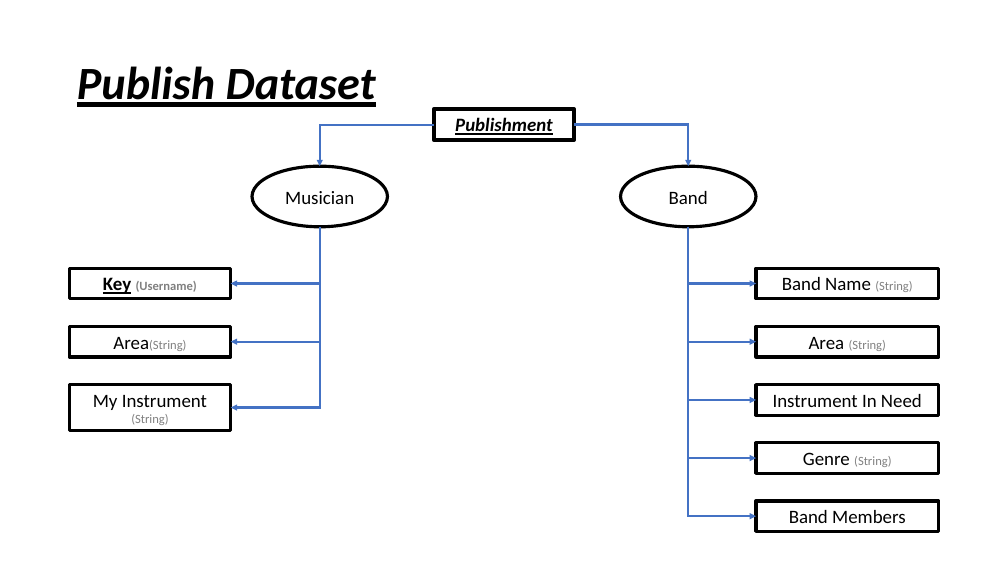
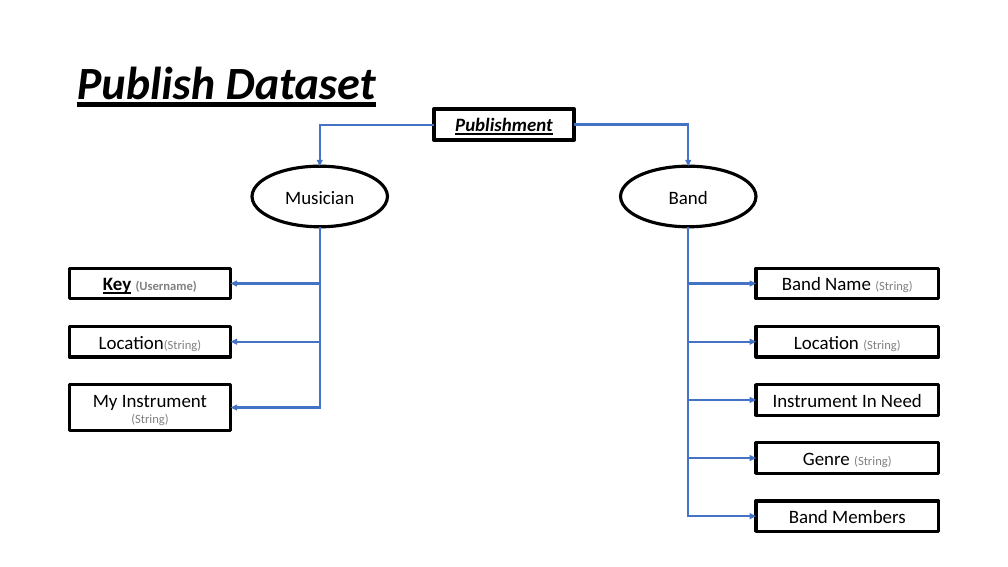
Before and after one commit to LidorPrototype/MusicianFinder, a slide deck: slide 9 of Musician Finder Specification Document.pptx. Drawn at 1008x567 pixels with LibreOffice and Linux fonts; fonts in the diff are those of the drawing. Boxes give left, top, right and bottom in pixels: in the first picture for what was removed or moved away, otherwise in the second. Text is boxed around its words. In the diff, an @@ line names an element or a change of style, - is before the commit and + after.

```diff
--- a/Musician Finder Specification Document.pptx
+++ b/Musician Finder Specification Document.pptx
@@ text in rectangle at (99, 336, 201, 351): text changed; size 12 to 18 pt; text colour #808080 to #000000 @@
-Area(String)
+Location(String)
@@ text in rectangle at (794, 336, 900, 351): text changed; size 12 to 18 pt; text colour #808080 to #000000 @@
-Area (String)
+Location (String)
```
Also in this commit, not shown: 6 other slides changed, 14 other files.
